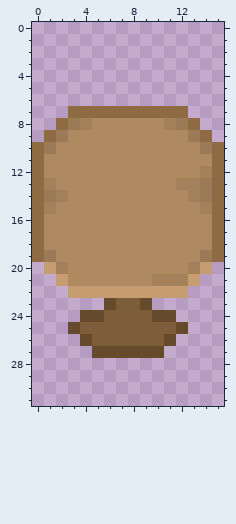
Two versions of one pixel-art file, art/furniture/oak/side_table.aseprite. That is the earlier state.
16x32 pixels, 1 frame.
And afterwards:
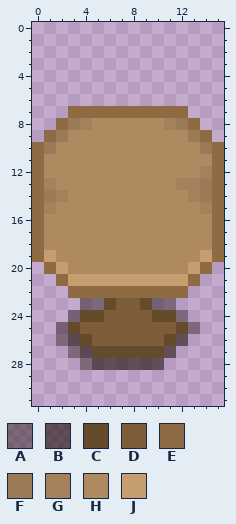
Palette (. is transparent): A #21140f6e  B #21140f9d  C #654a2c  D #7e5d3a  E #8f6b44  F #9a7a57  G #a5815b  H #af895f  J #c59d70
From old to new:
y 19: x 1 F -> J; x 14 F -> J
y 20: x 1..2 JG -> EJ; x 13..14 GJ -> JE
y 21: x 2..13 JHHHHHHHGGGJ -> EJJJJJJJJJJE
y 22: x 3..12 JJJJJJJJJJ -> EEEEEEEEEE
y 23: x 4..5 .. -> AA; x 10..11 .. -> AA
y 24: x 3 . -> A; x 12 . -> A
y 25: x 2 . -> A; x 13 . -> A
y 26: x 2..3 .. -> AB; x 12 . -> B
y 27: x 3..4 .. -> AB; x 11 . -> B
y 28: x 4..10 ....... -> ABBBBBB
